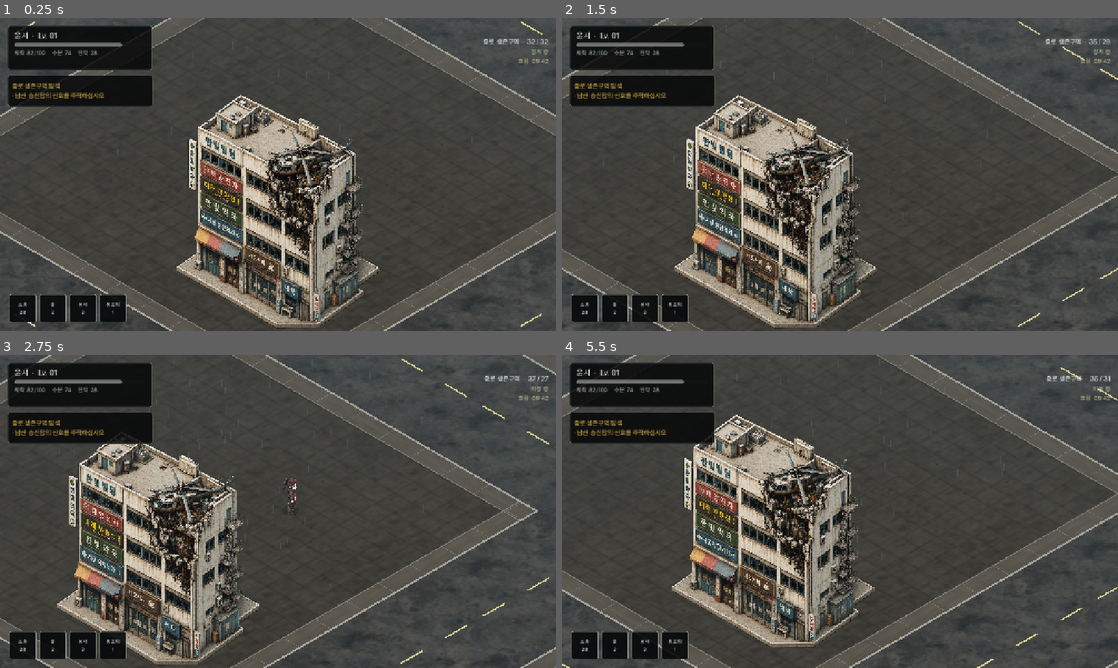
Above: before the commit, frames 1-4 (two rows, left to right).
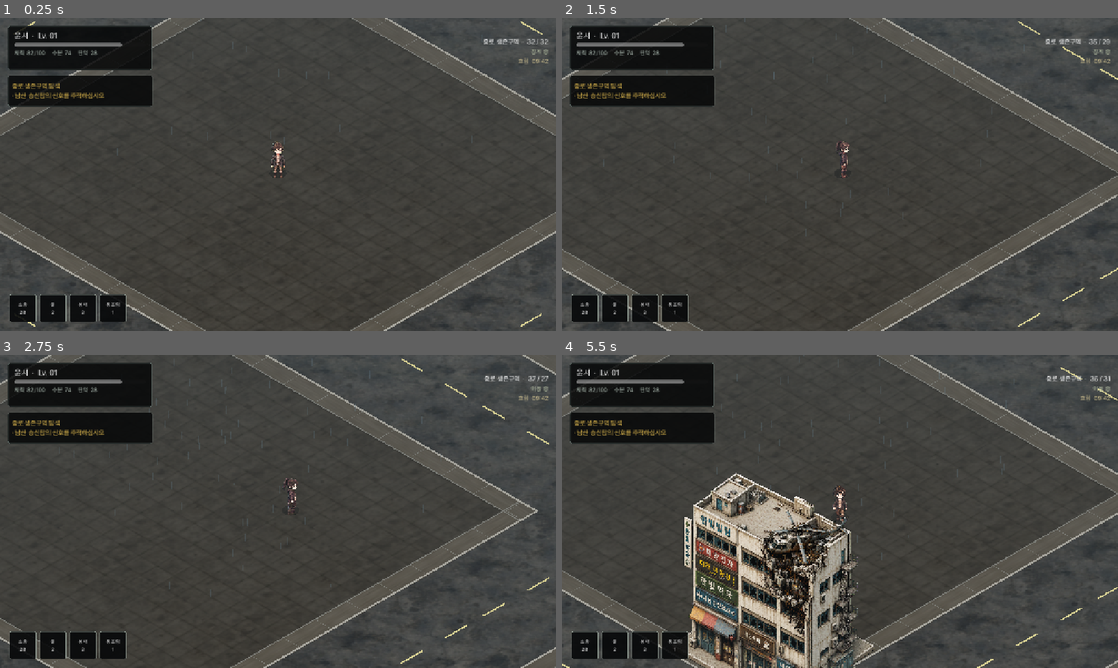
Above: after the commit, the same moments.

Repository: rain2943/GodotProject
Game: Godot game, scene res://scenes/main.tscn
Same seed, same stepped clock (60 frames per second), same inputs: the game is played once before the commit and once after it.
Inputs (mouse positions are in pixels of both pictures, inside the frame that each line leads up to):
- Up to frame 1 (0.25 s): no input
- Up to frame 2 (1.5 s): tap Enter at 0.5 s; move the mouse to (962, 158) at 0.52 s; hold Right (ui_right) 0.53-1.25 s; click (962, 158) at 0.67 s; drag from (728, 190) to (812, 237) at 1.27 s
- Up to frame 3 (2.75 s): move the mouse to (333, 442) at 2.02 s; hold Right (ui_right) from 2.03 s (still down)
- Up to frame 4 (5.5 s): release Right (ui_right) at 2.75 s; drag from (812, 574) to (673, 464) at 2.77 s; move the mouse to (1006, 558) at 3.52 s; hold Left (ui_left) 3.53-4.25 s; drag from (673, 464) to (756, 433) at 4.27 s; move the mouse to (867, 511) at 5.02 s; hold Down (ui_down) from 5.03 s (still down); click (867, 511) at 5.17 s

The runs differ from the first frame. In frame 1, 15% of the frame differs, in the area x 31-69%, y 24-100%; in frame 2, 15%; in frame 3, 14%; in frame 4, 18%, in the area x 19-57%, y 19-100%.

Commit message:
fix: align building anchor and occlusion mask

Diff:
--- a/scripts/isometric_map.gd
+++ b/scripts/isometric_map.gd
@@ -201,7 +201,9 @@
 	var base_pixel_width := absf(right_corner.x - left_corner.x)
 	var projected_footprint_width := (footprint_world.x + footprint_world.y) / sqrt(2.0)
 	sprite.pixel_size = projected_footprint_width / base_pixel_width
+	sprite.position.x = footprint_world.x * 0.5
 	sprite.position.y = (front_corner.y - texture.get_height() * 0.5) * sprite.pixel_size
+	sprite.position.z = footprint_world.y * 0.5
 	sprite.billboard = 1
 	sprite.transparent = true
 	sprite.shaded = false
--- a/scripts/main.gd
+++ b/scripts/main.gd
@@ -29,6 +29,7 @@
 var touch_vector := Vector2.ZERO
 var facing := "s"
 var motion_state := "idle"
+var occlusion_masks := {}
 
 
 func _ready() -> void:
@@ -36,7 +37,8 @@
 	camera.look_at(Vector3.ZERO)
 	$SmokeA.emitting = false
 	$SmokeB.emitting = false
-	survivor.render_priority = 2
+	survivor.alpha_cut = SpriteBase3D.ALPHA_CUT_DISABLED
+	survivor.render_priority = 127
 	survivor.no_depth_test = true
 	touch_stick.visible = DisplayServer.is_touchscreen_available()
 	_build_sprite_frames()
@@ -136,14 +138,20 @@
 	var player_is_occluded := false
 	for node in get_tree().get_nodes_in_group("camera_occluder"):
 		var building := node as Node3D
-		var player_offset := player_position - Vector2(building.global_position.x, building.global_position.z)
+		var player_offset := Vector2(building.global_position.x, building.global_position.z) - player_position
 		var depth := player_offset.dot(camera_direction)
 		var lateral := absf(player_offset.cross(camera_direction))
 		var lateral_limit := float(building.get_meta("occlusion_lateral_limit", OCCLUSION_LATERAL_LIMIT))
 		var depth_limit := float(building.get_meta("occlusion_depth_limit", OCCLUSION_DEPTH_LIMIT))
-		var is_occluding := depth > 0.8 and depth < depth_limit and lateral < lateral_limit
+		var sprite := building.get_node_or_null("BuildingSprite") as Sprite3D
+		var is_occluding := (
+			sprite != null
+			and depth > 0.8
+			and depth < depth_limit
+			and lateral < lateral_limit
+			and _is_player_inside_sprite_screen_rect(sprite)
+		)
 		player_is_occluded = player_is_occluded or is_occluding
-		var sprite := building.get_node_or_null("BuildingSprite") as Sprite3D
 		if sprite:
 			var color := sprite.modulate
 			var target_alpha := 0.38 if is_occluding else 1.0
@@ -151,6 +159,30 @@
 			sprite.modulate = color
 	var target_player_color := SILHOUETTE_COLOR if player_is_occluded else Color.WHITE
 	survivor.modulate = survivor.modulate.lerp(target_player_color, 1.0 - exp(-10.0 * delta))
+
+
+func _is_player_inside_sprite_screen_rect(sprite: Sprite3D) -> bool:
+	if sprite.texture == null or camera.projection != Camera3D.PROJECTION_ORTHOGONAL:
+		return false
+	var viewport_height := get_viewport().get_visible_rect().size.y
+	var screen_scale := viewport_height / camera.size
+	var sprite_size := Vector2(sprite.texture.get_width(), sprite.texture.get_height()) * sprite.pixel_size * screen_scale
+	var sprite_center := camera.unproject_position(sprite.global_position)
+	var sprite_rect := Rect2(sprite_center - sprite_size * 0.5, sprite_size)
+	var player_screen_position := camera.unproject_position(survivor.global_position)
+	if not sprite_rect.has_point(player_screen_position):
+		return false
+	var mask_key := sprite.texture.resource_path
+	var mask: Image = occlusion_masks.get(mask_key)
+	if mask == null:
+		mask = sprite.texture.get_image()
+		occlusion_masks[mask_key] = mask
+	var uv := (player_screen_position - sprite_rect.position) / sprite_rect.size
+	var pixel := Vector2i(
+		clampi(floori(uv.x * mask.get_width()), 0, mask.get_width() - 1),
+		clampi(floori(uv.y * mask.get_height()), 0, mask.get_height() - 1)
+	)
+	return mask.get_pixelv(pixel).a > 0.1
 
 
 func _input(event: InputEvent) -> void:
